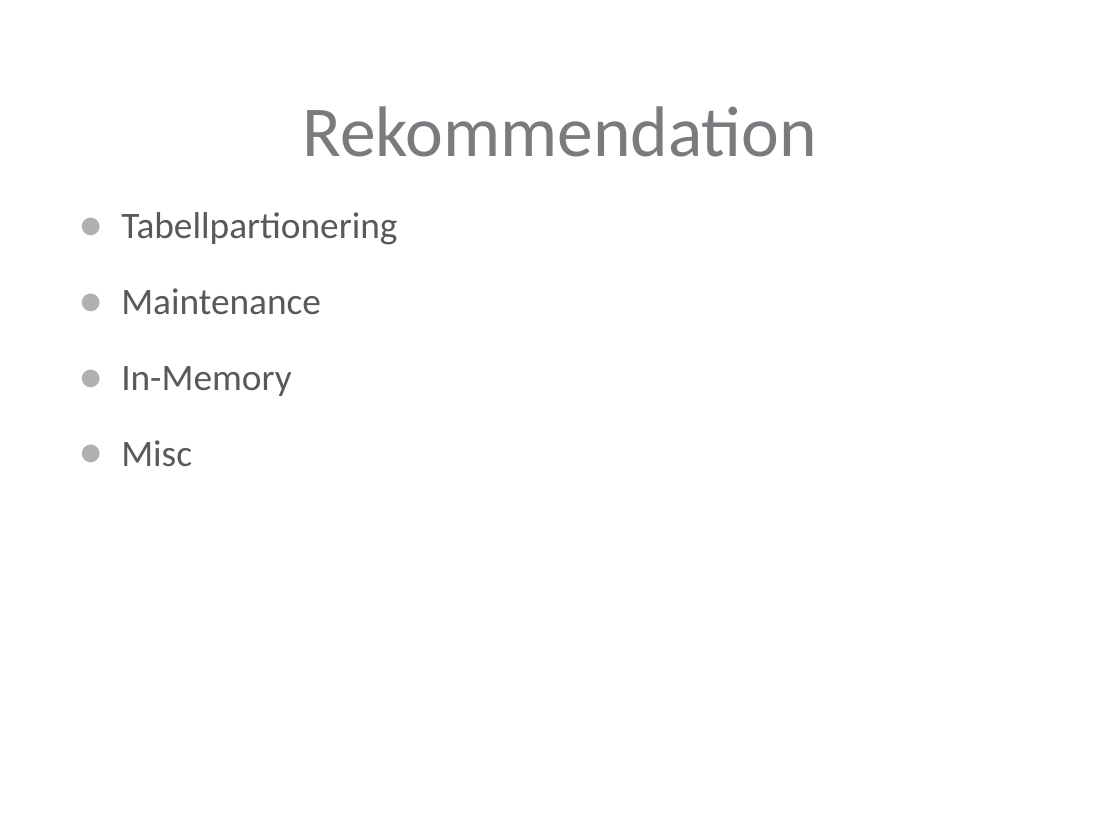
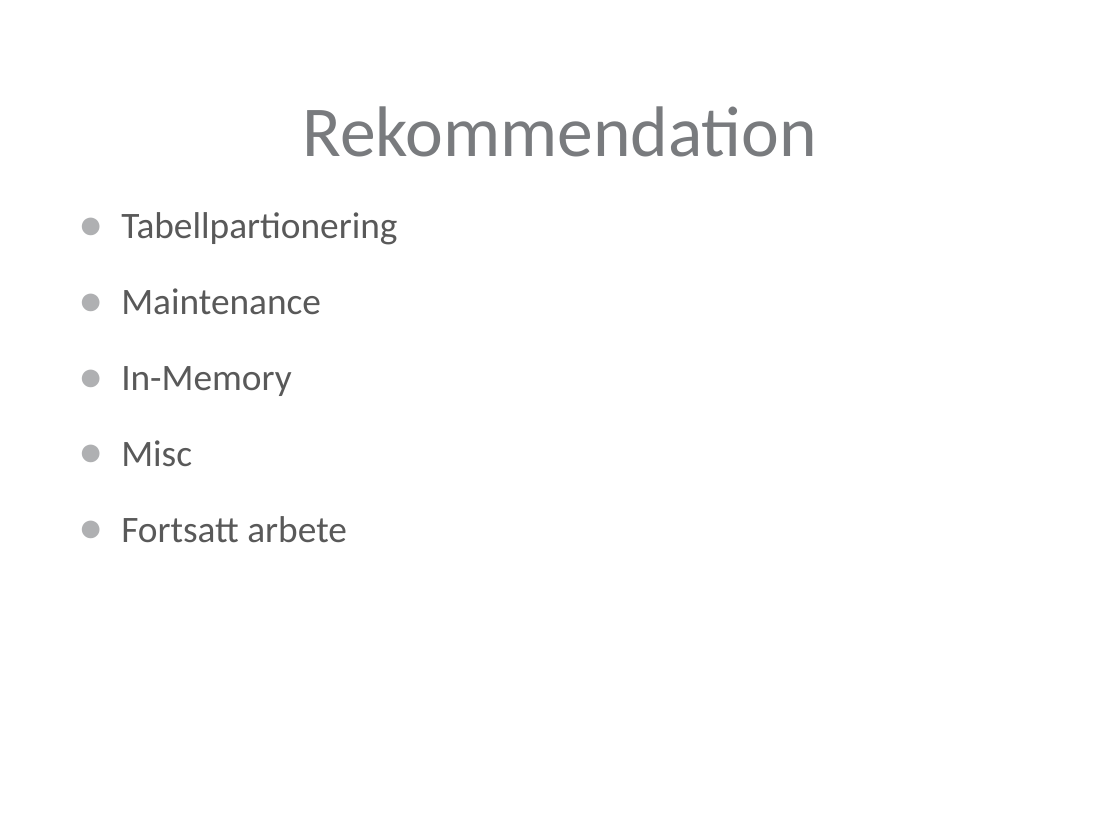
Before and after one commit to Maxenboy/Master-Thesis, a slide deck: slide 24 of Presentation/PresentationLTH.pptx. Drawn at 1120x840 pixels with LibreOffice and Linux fonts; fonts in the diff are those of the drawing; background and template pictures are left out. Boxes give left, top, right and bottom in pixels: in the first picture for what was removed or moved away, otherwise in the second. Text is boxed around its words. In the diff, an @@ line names an element or a change of style, - is before the commit and + after.

```diff
--- a/Presentation/PresentationLTH.pptx
+++ b/Presentation/PresentationLTH.pptx
@@ text at <box>121,516,347,543</box>: paragraph added @@
+● Fortsatt arbete
```
Also in this commit, not shown: 4 other slides changed, 1 slide removed, 2 other files.
